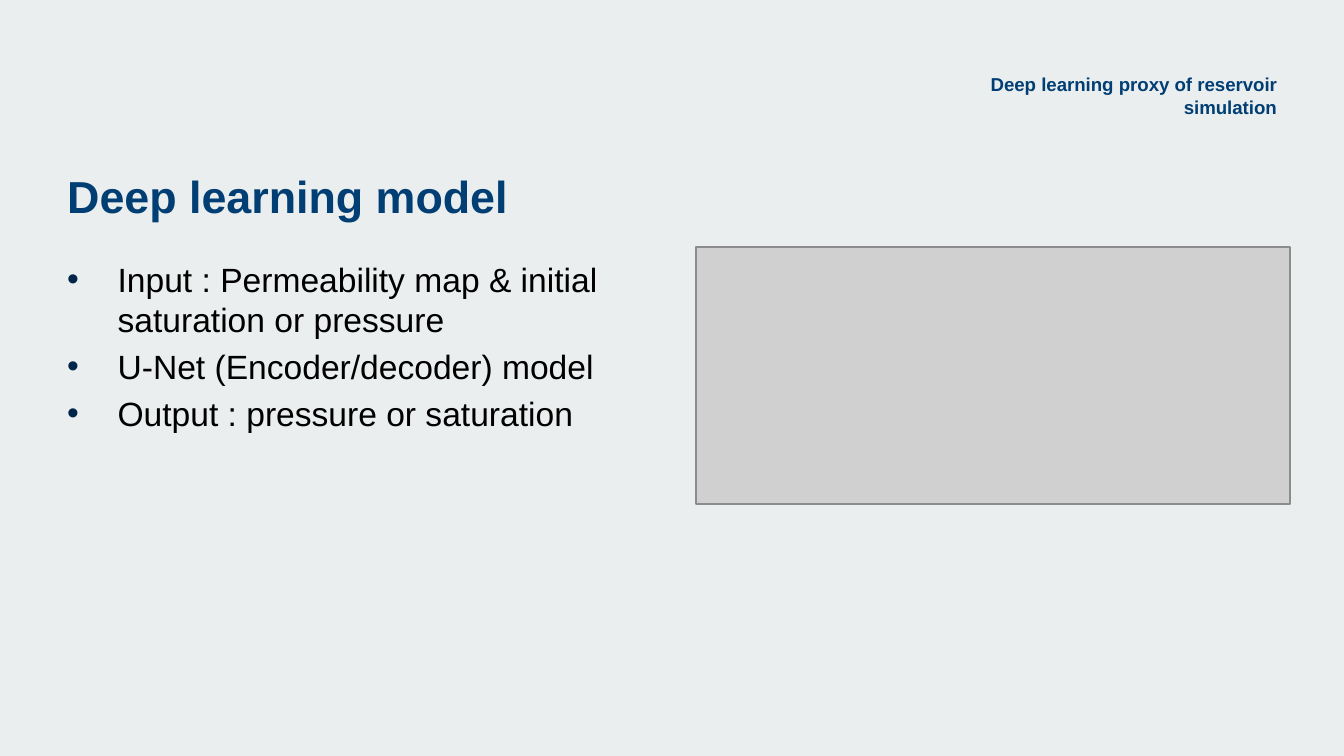
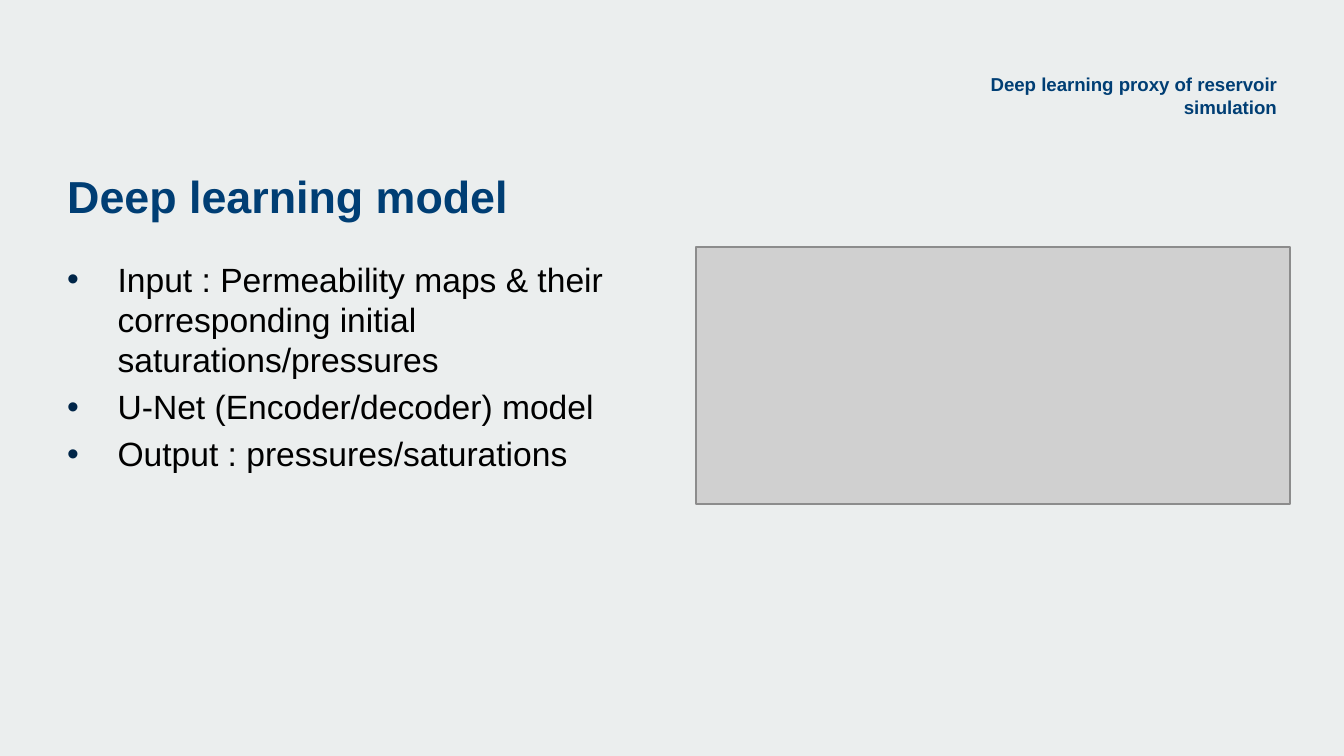
Before and after one commit to acse-srm3018/DeeplearningProxy, a slide deck: slide 6 of RahaMoosavi_presentation_ACSE9.pptx (slide 8 before the commit). Drawn at 1344x756 pixels with LibreOffice and Linux fonts; fonts in the diff are those of the drawing; grey boxes stand for pictures; background and template pictures are left out. Boxes give left, top, right and bottom in pixels: in the first picture for what was removed or moved away, otherwise in the second. Text is boxed around its words. In the diff, an @@ line names an element or a change of style, - is before the commit and + after.

```diff
--- a/RahaMoosavi_presentation_ACSE9.pptx
+++ b/RahaMoosavi_presentation_ACSE9.pptx
@@ text at box(118, 267, 602, 379): text changed @@
-• Input : Permeability map & initial saturation or pressure
+• Input : Permeability maps & their corresponding initial saturations/pressures
@@ text at box(118, 441, 567, 473): text changed @@
-• Output : pressure or saturation
+• Output : pressures/saturations
```
Also in this commit, not shown: 11 other slides changed, 3 slides removed.
